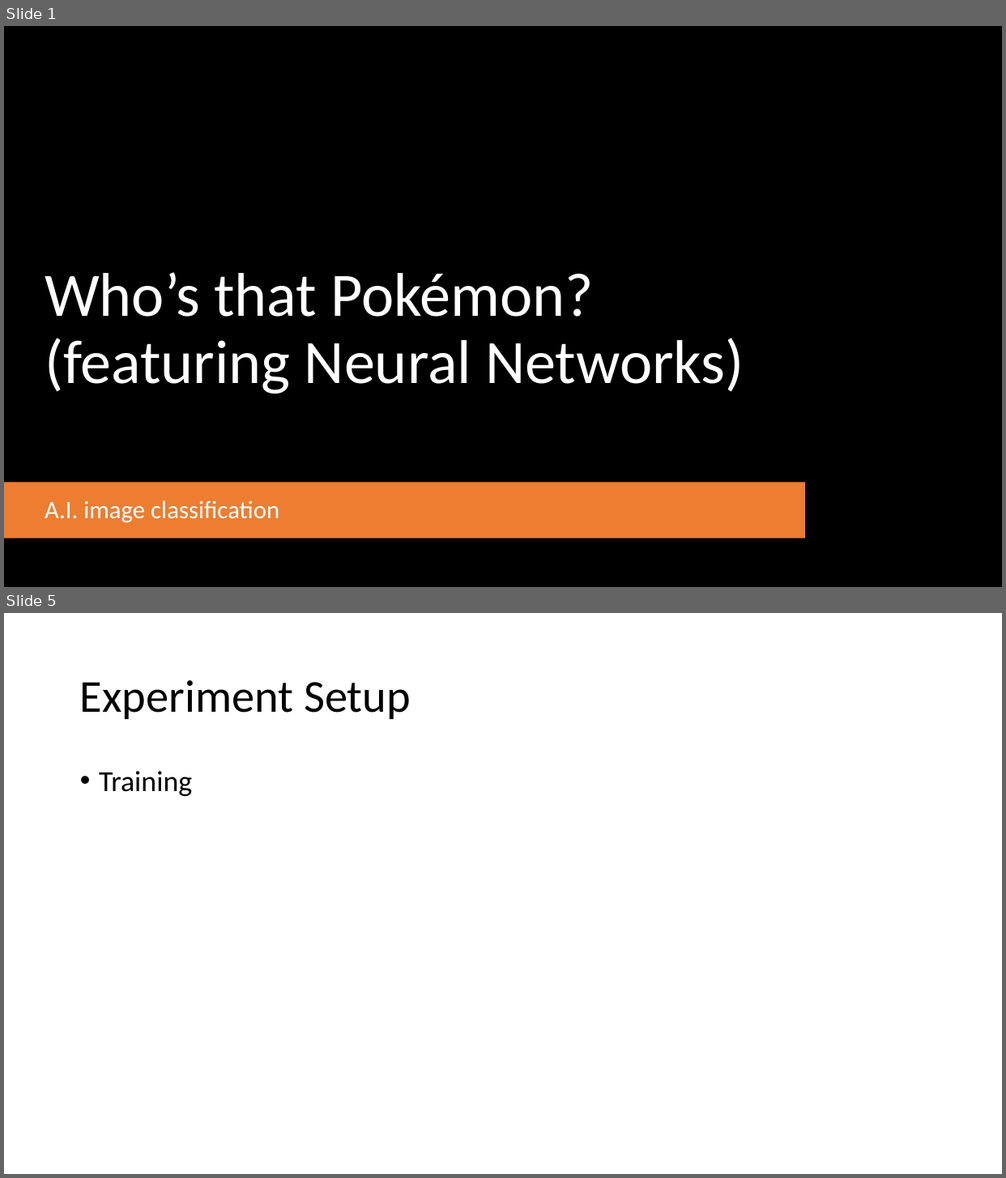
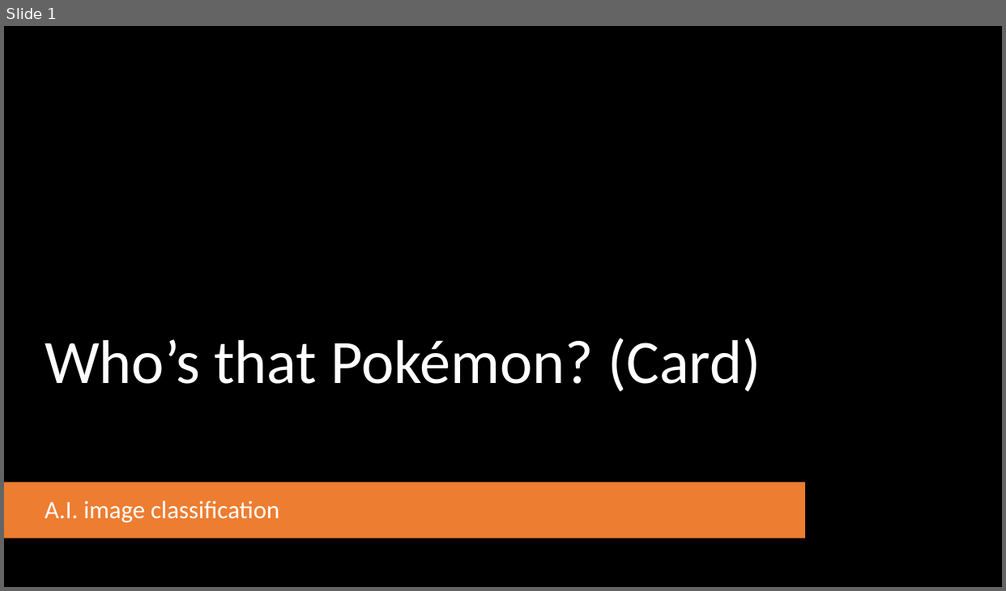
Before and after one commit to marcjreid/dsir-capstone-project, a slide deck: Capstone Presentation.pptx. Shown one above the other, each under a label of ours: slides 1 and 5 before the commit, slide 1 after it; the slides between them are not shown. The pictures are 1006x1178 and 1006x591 pixels, drawn with LibreOffice and Linux fonts; fonts in the diff are those of the drawing; background and template pictures are left out. Boxes give left, top, right and bottom in pixels: in the first picture for what was removed or moved away, otherwise in the second. Text is boxed around its words. In the diff, an @@ line names an element or a change of style, - is before the commit and + after.

```diff
--- a/Capstone Presentation.pptx
+++ b/Capstone Presentation.pptx
@@ slide 5 removed at (x1=4, y1=613, x2=1002, y2=1174), background #FFFFFF @@
@@ title removed at (x1=80, y1=680, x2=411, y2=719) @@
-Experiment Setup
@@ text removed at (x1=99, y1=771, x2=192, y2=796) @@
-• Training
@@ slide 1 changed as well @@
@@ title at (x1=44, y1=338, x2=761, y2=392): text changed @@
-Who’s that Pokémon? (featuring Neural Networks)
+Who’s that Pokémon? (Card)
```
Also in this commit, not shown: 1 other slide changed, 8 slides added, 2 other slides removed, 3 other files.
